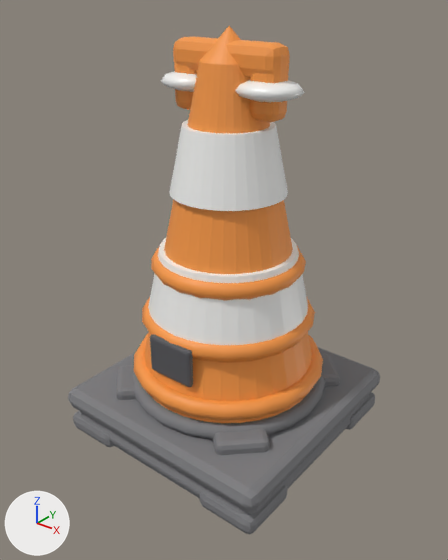
The glTF model assets/pbr/prop_traffic_cone.glb, before and after one commit.
Rendered twice from a 50 mm camera at (0.614, -0.78, 0.782) aimed at (0.008, -0.023, 0.312). Every picture has the same lights, and +X, +Y and +Z are marked at lower left. The picture after the commit comes second.

In view in the first picture: 'prop_traffic_cone_anchor_rf', 'prop_traffic_cone_band_0', 'prop_traffic_cone_band_1', 'prop_traffic_cone_base', 'prop_traffic_cone_body', 'prop_traffic_cone_collar', 'prop_traffic_cone_foot_lf', 'prop_traffic_cone_foot_rb', 'prop_traffic_cone_foot_rf', 'prop_traffic_cone_handle_bridge', 'prop_traffic_cone_handle_grip_l', 'prop_traffic_cone_handle_grip_r', 'prop_traffic_cone_label', 'prop_traffic_cone_rib_0', 'prop_traffic_cone_rib_1', 'prop_traffic_cone_rib_2', 'prop_traffic_cone_skirt', 'prop_traffic_cone_skirt_chamfer_0', 'prop_traffic_cone_skirt_chamfer_2', 'prop_traffic_cone_skirt_chamfer_3', 'prop_traffic_cone_tip' and 2 more.
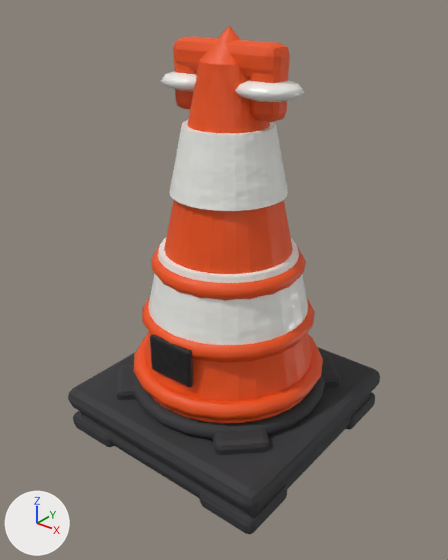
Where the change shows, as pixel boxes [x1, y1, x2, y2] in the pictures (448 x 560 px):
'prop_traffic_cone_body', surface changed (darker)
    both: [144, 61, 312, 423]
'prop_traffic_cone_skirt', surface changed (grey to black)
    both: [68, 347, 380, 511]
'prop_traffic_cone_rib_0', surface changed (darker)
    both: [134, 334, 323, 421]
'prop_traffic_cone_collar', surface changed (grey to black)
    both: [133, 373, 325, 440]
'prop_traffic_cone_base', surface changed
    both: [80, 395, 369, 515]
'prop_traffic_cone_handle_bridge', surface changed (darker)
    both: [173, 36, 290, 78]
'prop_traffic_cone_rib_1', surface changed (darker)
    both: [142, 297, 315, 362]
'prop_traffic_cone_rib_2', surface changed
    both: [151, 246, 306, 301]
'prop_traffic_cone_label', surface changed (dark grey to black)
    both: [150, 334, 193, 387]
'prop_traffic_cone_foot_rf', surface changed (grey to black)
    both: [200, 485, 287, 534]
'prop_traffic_cone_skirt_chamfer_3', surface changed (grey to black)
    both: [213, 428, 269, 455]
'prop_traffic_cone_handle_grip_r', surface changed (darker)
    both: [250, 68, 289, 123]
'prop_traffic_cone_tip', surface changed (orange to red)
    both: [200, 26, 241, 65]
'prop_traffic_cone_skirt_chamfer_2', surface changed (grey to black)
    both: [116, 365, 136, 400]
'prop_traffic_cone_foot_lf', surface changed (grey to black)
    both: [73, 411, 114, 447]
'prop_traffic_cone_handle_grip_l', surface changed (darker)
    both: [174, 63, 197, 110]
'prop_traffic_cone_skirt_chamfer_0', surface changed (grey to black)
    both: [321, 353, 340, 387]
'prop_traffic_cone_foot_rb', surface changed (darker)
    both: [346, 392, 375, 430]
'prop_traffic_cone_anchor_rf', surface changed
    both: [240, 508, 254, 512]

What changed in the scene script:
```text
Add img_vcw_tex_paint_prop_traffic_cone_label_normal:
    img_vcw_tex_paint_prop_traffic_cone_label_normal = load_image('vcw_tex_paint_prop_traffic_cone_label_normal', '_unpacked/vcw_tex_paint_prop_traffic_cone_label_normal', 128, 128, 'Non-Color')
Add img_vcw_tex_paint_prop_traffic_cone_label_albedo:
    img_vcw_tex_paint_prop_traffic_cone_label_albedo = load_image('vcw_tex_paint_prop_traffic_cone_label_albedo', '_unpacked/vcw_tex_paint_prop_traffic_cone_label_albedo', 128, 128, 'sRGB')
Add img_vcw_tex_paint_prop_traffic_cone_label_orm:
    img_vcw_tex_paint_prop_traffic_cone_label_orm = load_image('vcw_tex_paint_prop_traffic_cone_label_orm', '_unpacked/vcw_tex_paint_prop_traffic_cone_label_orm', 128, 128, 'Non-Color')
Add img_vcw_tex_paint_prop_traffic_cone_cone_albedo:
    img_vcw_tex_paint_prop_traffic_cone_cone_albedo = load_image('vcw_tex_paint_prop_traffic_cone_cone_albedo', '_unpacked/vcw_tex_paint_prop_traffic_cone_cone_albedo', 128, 128, 'sRGB')
Add img_vcw_tex_paint_prop_traffic_cone_cone_orm:
    img_vcw_tex_paint_prop_traffic_cone_cone_orm = load_image('vcw_tex_paint_prop_traffic_cone_cone_orm', '_unpacked/vcw_tex_paint_prop_traffic_cone_cone_orm', 128, 128, 'Non-Color')
Add img_vcw_tex_paint_prop_traffic_cone_cone_normal:
    img_vcw_tex_paint_prop_traffic_cone_cone_normal = load_image('vcw_tex_paint_prop_traffic_cone_cone_normal', '_unpacked/vcw_tex_paint_prop_traffic_cone_cone_normal', 128, 128, 'Non-Color')
Add img_vcw_tex_paint_prop_traffic_cone_base_normal:
    img_vcw_tex_paint_prop_traffic_cone_base_normal = load_image('vcw_tex_paint_prop_traffic_cone_base_normal', '_unpacked/vcw_tex_paint_prop_traffic_cone_base_normal', 128, 128, 'Non-Color')
Add img_vcw_tex_paint_prop_traffic_cone_base_albedo:
    img_vcw_tex_paint_prop_traffic_cone_base_albedo = load_image('vcw_tex_paint_prop_traffic_cone_base_albedo', '_unpacked/vcw_tex_paint_prop_traffic_cone_base_albedo', 128, 128, 'sRGB')
Add img_vcw_tex_paint_prop_traffic_cone_base_orm:
    img_vcw_tex_paint_prop_traffic_cone_base_orm = load_image('vcw_tex_paint_prop_traffic_cone_base_orm', '_unpacked/vcw_tex_paint_prop_traffic_cone_base_orm', 128, 128, 'Non-Color')
Change mat_prop_traffic_cone_base:
    remove # nodes: BsdfPrincipled, OutputMaterial
    remove # colours: grey #7c7c7e
    nodes: BsdfPrincipled, NormalMap, OutputMaterial, SeparateColor, TexImage x3
    uses the picture img_vcw_tex_paint_prop_traffic_cone_base_albedo
    uses the picture img_vcw_tex_paint_prop_traffic_cone_base_normal
    uses the picture img_vcw_tex_paint_prop_traffic_cone_base_orm
Change mat_prop_traffic_cone_cone:
    remove # nodes: BsdfPrincipled, OutputMaterial
    remove # colours: orange #f89945
    nodes: BsdfPrincipled, NormalMap, OutputMaterial, SeparateColor, TexImage x3
    uses the picture img_vcw_tex_paint_prop_traffic_cone_cone_albedo
    uses the picture img_vcw_tex_paint_prop_traffic_cone_cone_normal
    uses the picture img_vcw_tex_paint_prop_traffic_cone_cone_orm
Change mat_prop_traffic_cone_label:
    remove # nodes: BsdfPrincipled, OutputMaterial
    remove # colours: dark grey #59595d
    nodes: BsdfPrincipled, NormalMap, OutputMaterial, SeparateColor, TexImage x3
    uses the picture img_vcw_tex_paint_prop_traffic_cone_label_albedo
    uses the picture img_vcw_tex_paint_prop_traffic_cone_label_normal
    uses the picture img_vcw_tex_paint_prop_traffic_cone_label_orm
```
